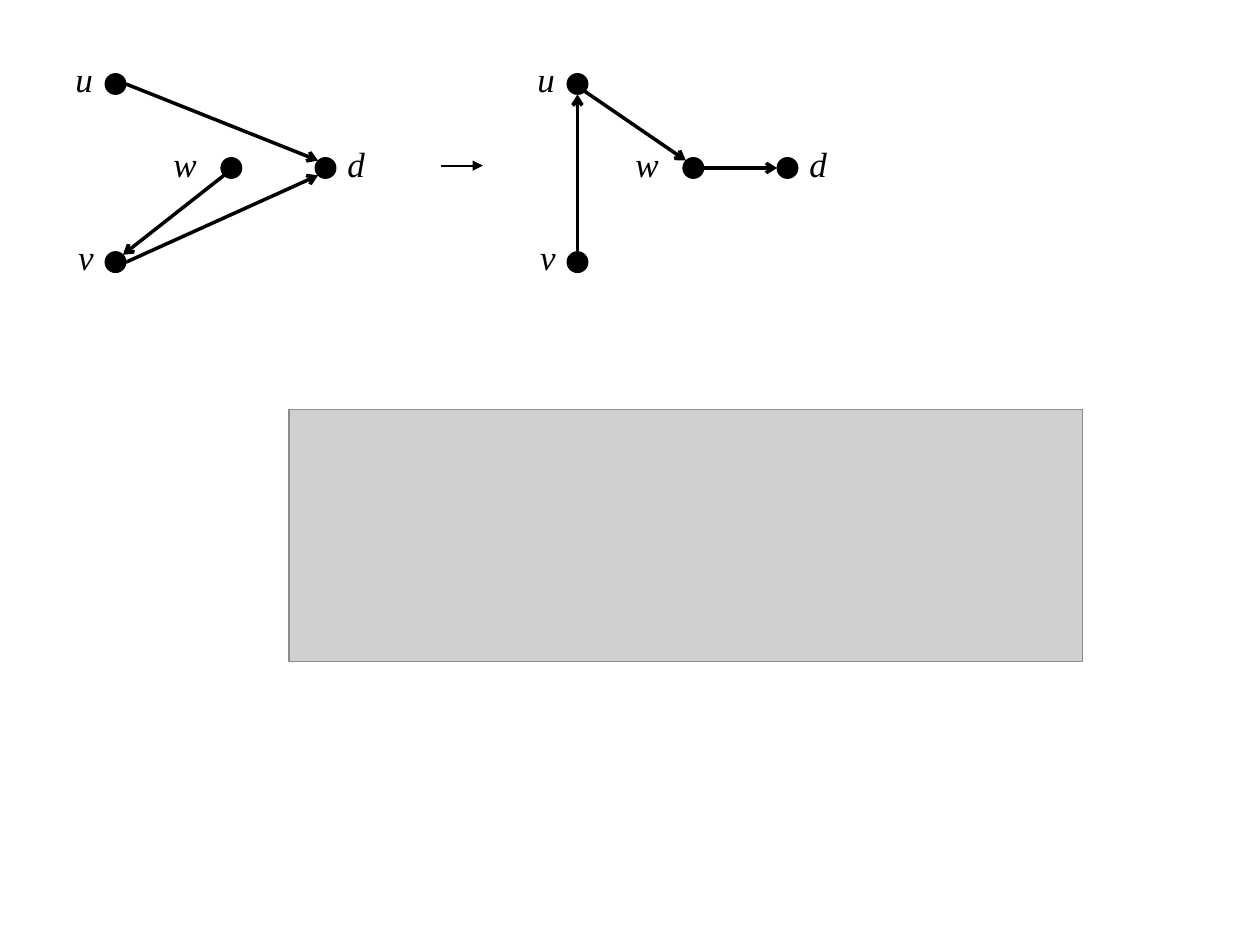
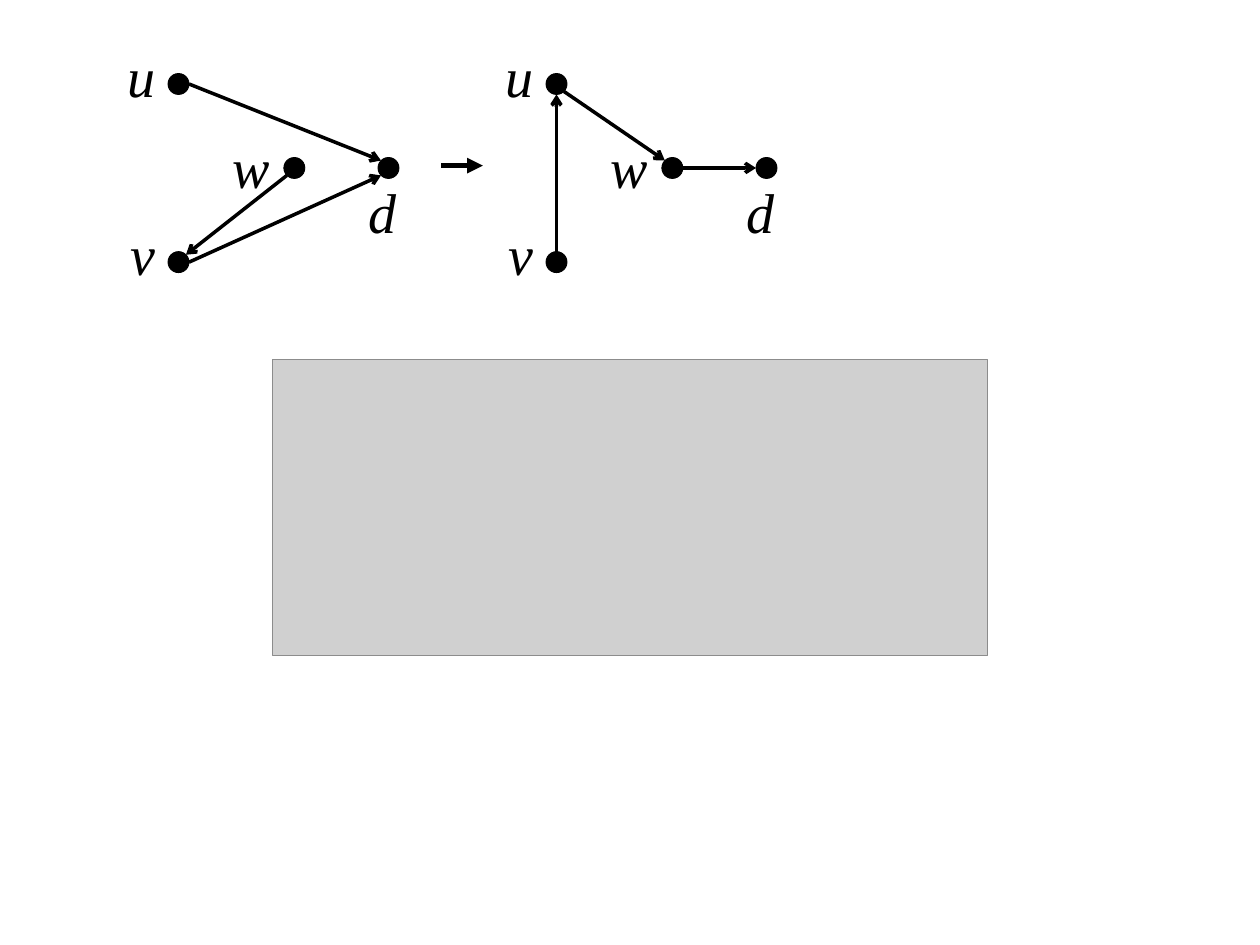
Before and after one commit to ratulm/consistency, a slide deck: slide 2 of figures/allfigures.pptx. Drawn at 1260x945 pixels with LibreOffice and Linux fonts; fonts in the diff are those of the drawing; grey boxes stand for pictures. Boxes give left, top, right and bottom in pixels: in the first picture for what was removed or moved away, otherwise in the second. Text is boxed around its words. In the diff, an @@ line names an element or a change of style, - is before the commit and + after.

```diff
--- a/figures/allfigures.pptx
+++ b/figures/allfigures.pptx
@@ text "u" moved from (x1=75, y1=76, x2=93, y2=93) to (x1=128, y1=71, x2=156, y2=98) @@
@@ text "u" moved from (x1=537, y1=76, x2=555, y2=93) to (x1=506, y1=71, x2=534, y2=98) @@
@@ text "w" moved from (x1=173, y1=161, x2=196, y2=178) to (x1=233, y1=162, x2=270, y2=198) @@
@@ text "w" moved from (x1=635, y1=161, x2=658, y2=178) to (x1=611, y1=144, x2=648, y2=189) @@
@@ 4 ellipses, 3 arrows moved together from (x1=105, y1=73, x2=336, y2=273) to (x1=168, y1=73, x2=399, y2=273) @@
@@ text "d" moved from (x1=347, y1=152, x2=365, y2=178) to (x1=368, y1=194, x2=396, y2=234) @@
@@ arrow (441, 165) - (483, 165): stroke #000000 1 pt to #000000 3 pt @@
@@ size 20 to 32 pt in 8 elements at (x1=611, y1=144, x2=648, y2=189), (x1=509, y1=249, x2=534, y2=276), (x1=506, y1=71, x2=534, y2=98), (x1=131, y1=249, x2=156, y2=276), (x1=128, y1=71, x2=156, y2=98), (x1=233, y1=162, x2=270, y2=198), (x1=368, y1=194, x2=396, y2=234), (x1=746, y1=194, x2=774, y2=234) @@
@@ text "d" moved from (x1=809, y1=152, x2=827, y2=178) to (x1=746, y1=194, x2=774, y2=234) @@
@@ text "v" moved from (x1=78, y1=254, x2=94, y2=271) to (x1=131, y1=249, x2=156, y2=276) @@
@@ text "v" moved from (x1=540, y1=254, x2=556, y2=271) to (x1=509, y1=249, x2=534, y2=276) @@
@@ 4 ellipses, 3 arrows moved together from (x1=567, y1=73, x2=799, y2=273) to (x1=546, y1=73, x2=777, y2=273) @@
@@ picture resized from (x1=289, y1=410, x2=1082, y2=662) to (x1=272, y1=359, x2=987, y2=655) @@
```
Also in this commit, not shown: 2 other slides changed.
